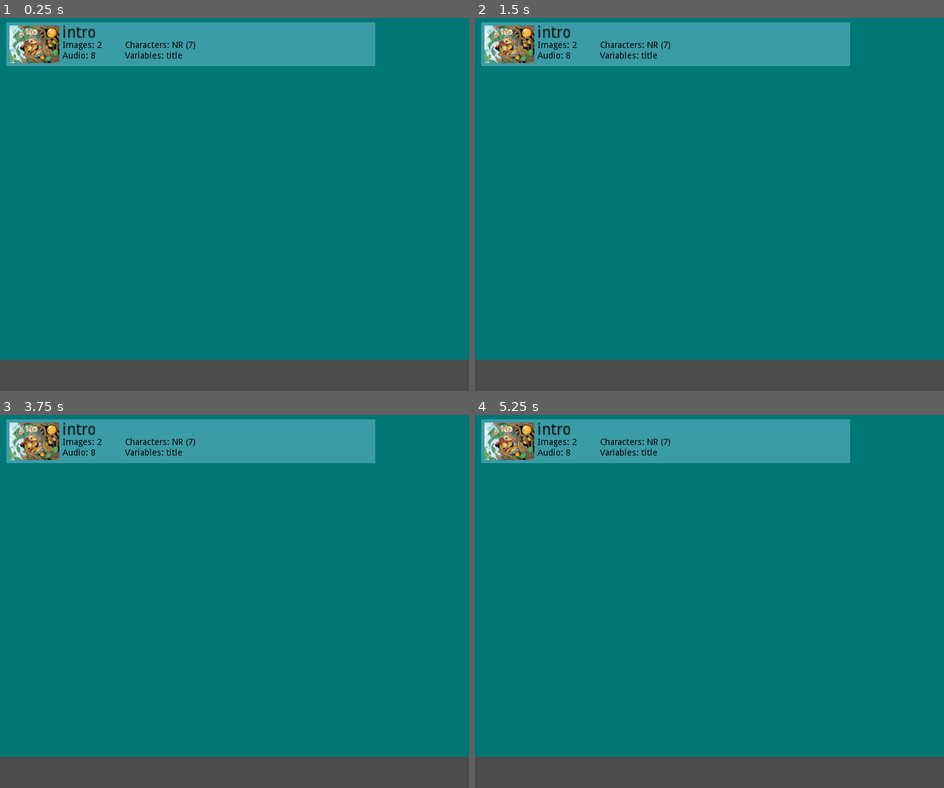
Above: before the commit, frames 1-4 (two rows, left to right).
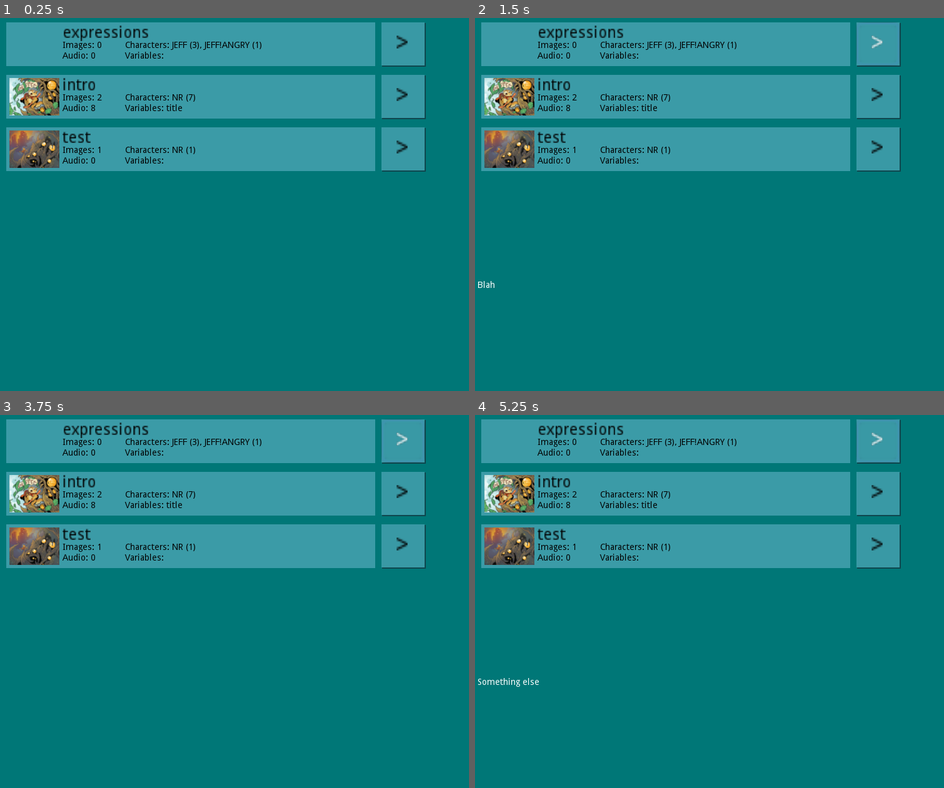
Above: after the commit, the same moments.

Repository: Parmeisan/SceneManager
Game: Godot game, scene res://Game.tscn
Same seed, same stepped clock (60 frames per second), same inputs: the game is played once before the commit and once after it.
Inputs (mouse positions are in pixels of both pictures, inside the frame that each line leads up to):
- Up to frame 1 (0.25 s): no input
- Up to frame 2 (1.5 s): click (878, 44) at 0.5 s, where only the run after the commit has a clickable ">"; click (878, 44) at 1.25 s, where only the run after the commit has a clickable ">"
- Up to frame 3 (3.75 s): click (403, 441) at 2 s, where only the run after the commit has a clickable ">"; tap Enter (ui_accept) at 2.75, 3.02, 3.5 s; move the mouse to (337, 582) at 2.77 s; press the mouse at (337, 582) at 2.78 s; move the mouse to (140, 620) at 3.52 s; release the mouse at (140, 620) at 3.53 s; click (140, 620) at 3.6 s
- Up to frame 4 (5.25 s): tap Enter (ui_accept) at 3.77, 4.25, 5 s; move the mouse to (756, 519) at 4.27 s; press the mouse at (756, 519) at 4.28 s; move the mouse to (686, 676) at 5.02 s; release the mouse at (686, 676) at 5.03 s; click (686, 676) at 5.1 s

The runs differ from the first frame. In frame 1, 32% of the frame differs, in the area x 0-100%, y 1-100%; in frame 2, 32%; in frame 3, 32%; in frame 4, 32%.

Commit message:
Fixed bug where only first scene shown, added Play Scene functionality

Diff:
--- a/Code/SceneExplorer.gd
+++ b/Code/SceneExplorer.gd
@@ -1,11 +1,12 @@
 extends Control
+class_name SceneExplorer
 
-#const SceneManager = preload("SceneManager.gd")
 onready var mgr = $SceneManager
-onready var grid = $ColorRect/GridContainer
+onready var grid = $SceneList/GridContainer
 
 func _ready():
 	# First child is the invisible template; clear everything else and then start copying it
+	grid.get_child(0).visible = false
 	while grid.get_child_count() > 1:
 		remove_child(get_child(1))
 	var template = grid.get_node("GridScene")
@@ -48,7 +49,11 @@
 		# Now display the extra details
 		t.get_node("ItemCounts").text = "Images: %d\nAudio: %d" % [img_count, audio_count]
 		t.get_node("ItemDetail").text = "Characters: %s\nVariables: %s" % [chars, vars]
+		# And the final touches
+		t.get_node("ButtonBG/Button").connect("pressed", self, "scene_button_pressed", [script])
 		t.visible = true
-		add_child(t)
-	#get_parent().
+		grid.add_child(t)
 	emit_signal("draw")
+
+func scene_button_pressed(script):
+	mgr.BeginScene(script)
--- a/Code/SceneManager.gd
+++ b/Code/SceneManager.gd
@@ -22,6 +22,7 @@
 var playing = false;
 
 func _ready():
+	visible = false
 	LoadAllScripts()
 	FillCharacterArray()
 	mode = MODES.READY
@@ -148,7 +149,7 @@
 func _input(event):
 	if event.is_action_pressed("ui_skip") or event.is_action_pressed("ui_accept"):
 		Continue()
-	if event.is_action_pressed("ui_click"):
+	if event.is_action_pressed("ui_click") and visible == true:
 		Continue()
 
 
--- a/Code/ScriptManager.gd
+++ /dev/null
@@ -1,7 +0,0 @@
-extends Node
-class_name ScriptManager
-
-
-
-func LoadAll():
-	pass
--- a/Game.tscn
+++ b/Game.tscn
@@ -5,40 +5,38 @@
 
 [sub_resource type="Theme" id=1]
 
-[node name="DemoScene" type="Node2D"]
+[node name="SceneExplorer" type="Control"]
+script = ExtResource( 2 )
 
-[node name="SceneExplorer" type="Control" parent="."]
+[node name="SceneList" type="ColorRect" parent="."]
 anchor_right = 1.0
 anchor_bottom = 1.0
-margin_right = 750.0
-margin_bottom = 550.0
-script = ExtResource( 2 )
+rect_min_size = Vector2( 750, 600 )
+color = Color( 0, 0.470588, 0.470588, 1 )
 
-[node name="ColorRect" type="ColorRect" parent="SceneExplorer"]
+[node name="GridContainer" type="GridContainer" parent="SceneList"]
 anchor_right = 1.0
 anchor_bottom = 1.0
-color = Color( 0, 0.470588, 0.470588, 1 )
+rect_min_size = Vector2( 0, 80 )
 
-[node name="GridContainer" type="GridContainer" parent="SceneExplorer/ColorRect"]
-anchor_right = 1.0
-anchor_bottom = 1.0
+[node name="GridScene" type="Control" parent="SceneList/GridContainer"]
+margin_bottom = 80.0
+rect_min_size = Vector2( 0, 80 )
 
-[node name="GridScene" type="Control" parent="SceneExplorer/ColorRect/GridContainer"]
-
-[node name="ColorRect" type="ColorRect" parent="SceneExplorer/ColorRect/GridContainer/GridScene"]
+[node name="Background" type="ColorRect" parent="SceneList/GridContainer/GridScene"]
 margin_left = 10.0
 margin_top = 10.0
 margin_right = 600.0
 margin_bottom = 80.0
 color = Color( 0.235294, 0.611765, 0.658824, 1 )
 
-[node name="Image" type="TextureRect" parent="SceneExplorer/ColorRect/GridContainer/GridScene"]
+[node name="Image" type="TextureRect" parent="SceneList/GridContainer/GridScene"]
 margin_left = 15.0
 margin_top = 15.0
 margin_right = 95.0
 margin_bottom = 75.0
 
-[node name="Title" type="Label" parent="SceneExplorer/ColorRect/GridContainer/GridScene"]
+[node name="Title" type="Label" parent="SceneList/GridContainer/GridScene"]
 margin_left = 100.0
 margin_top = 15.0
 margin_right = 150.0
@@ -50,7 +48,7 @@
 custom_colors/font_color = Color( 0, 0, 0, 1 )
 text = "Scene Title"
 
-[node name="ItemCounts" type="Label" parent="SceneExplorer/ColorRect/GridContainer/GridScene"]
+[node name="ItemCounts" type="Label" parent="SceneList/GridContainer/GridScene"]
 margin_left = 100.0
 margin_top = 40.0
 margin_right = 150.0
@@ -61,7 +59,7 @@
 text = "Images:
 Audio:"
 
-[node name="ItemDetail" type="Label" parent="SceneExplorer/ColorRect/GridContainer/GridScene"]
+[node name="ItemDetail" type="Label" parent="SceneList/GridContainer/GridScene"]
 margin_left = 200.0
 margin_top = 40.0
 margin_right = 150.0
@@ -72,4 +70,26 @@
 text = "Characters:
 Variables:"
 
-[node name="SceneManager" parent="SceneExplorer" instance=ExtResource( 1 )]
+[node name="ButtonShadow" type="ColorRect" parent="SceneList/GridContainer/GridScene"]
+margin_left = 611.0
+margin_top = 11.0
+margin_right = 681.0
+margin_bottom = 81.0
+color = Color( 0.0627451, 0.282353, 0.309804, 1 )
+
+[node name="ButtonBG" type="ColorRect" parent="SceneList/GridContainer/GridScene"]
+margin_left = 610.0
+margin_top = 10.0
+margin_right = 679.0
+margin_bottom = 79.0
+color = Color( 0.227451, 0.603922, 0.65098, 1 )
+
+[node name="Button" type="Button" parent="SceneList/GridContainer/GridScene/ButtonBG"]
+margin_right = 23.0
+margin_bottom = 23.0
+rect_scale = Vector2( 3, 3 )
+custom_colors/font_color = Color( 0, 0, 0, 1 )
+text = ">"
+flat = true
+
+[node name="SceneManager" parent="." instance=ExtResource( 1 )]
--- a/project.godot
+++ b/project.godot
@@ -15,6 +15,11 @@
 "path": "res://Code/SceneCharacter.gd"
 }, {
 "base": "Control",
+"class": "SceneExplorer",
+"language": "GDScript",
+"path": "res://Code/SceneExplorer.gd"
+}, {
+"base": "Control",
 "class": "SceneManager",
 "language": "GDScript",
 "path": "res://Code/SceneManager.gd"
@@ -23,17 +28,12 @@
 "class": "ScriptCommand",
 "language": "GDScript",
 "path": "res://Code/ScriptCommand.gd"
-}, {
-"base": "Node",
-"class": "ScriptManager",
-"language": "GDScript",
-"path": "res://Code/ScriptManager.gd"
 } ]
 _global_script_class_icons={
 "SceneCharacter": "",
+"SceneExplorer": "",
 "SceneManager": "",
-"ScriptCommand": "",
-"ScriptManager": ""
+"ScriptCommand": ""
 }
 
 [application]
Not shown, added: Assets/scripts/test.txt
